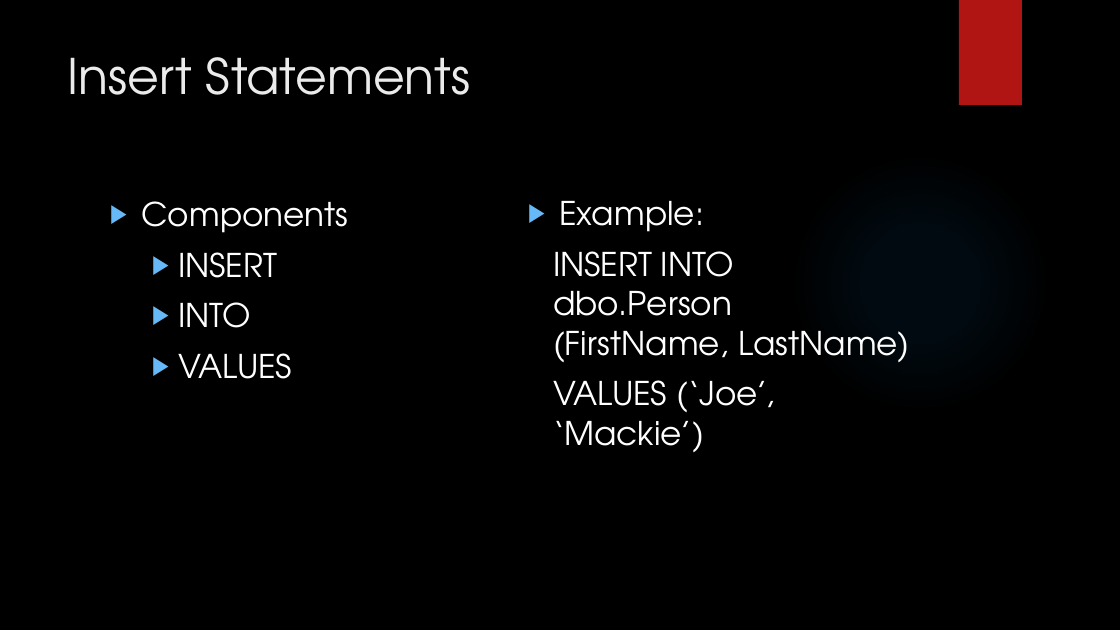
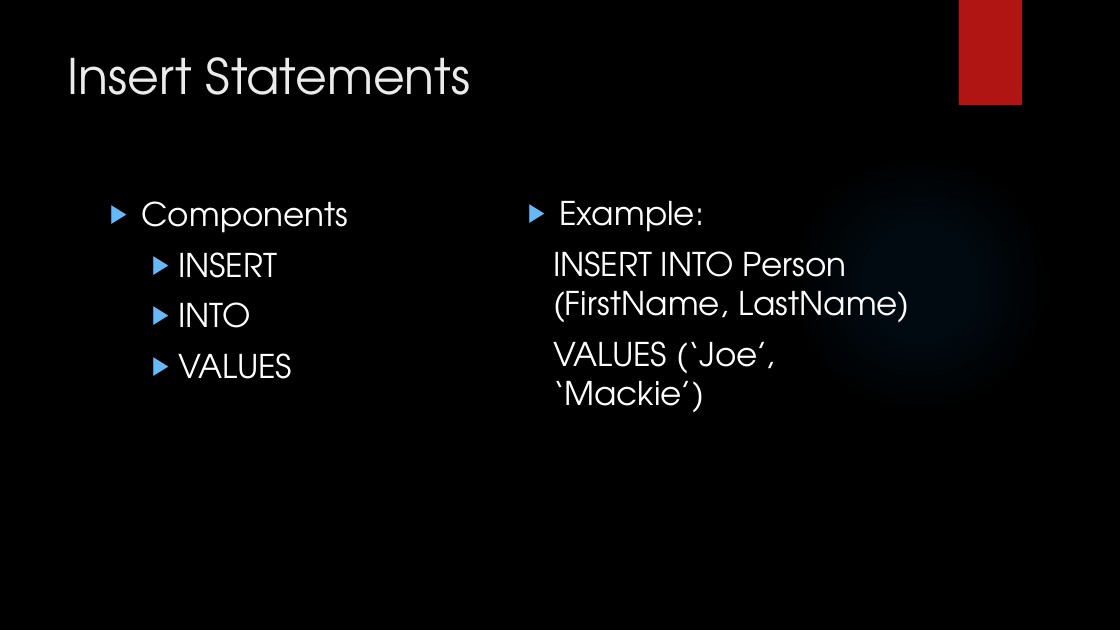
Before and after one commit to LogolsLLC/Logols-May2018, a slide deck: slide 7 of Slides/04_Sql_TrainingPlan.pptx. Drawn at 1120x630 pixels with LibreOffice and Linux fonts; fonts in the diff are those of the drawing; background and template pictures are left out. Boxes give left, top, right and bottom in pixels: in the first picture for what was removed or moved away, otherwise in the second. Text is boxed around its words. In the diff, an @@ line names an element or a change of style, - is before the commit and + after.

```diff
--- a/Slides/04_Sql_TrainingPlan.pptx
+++ b/Slides/04_Sql_TrainingPlan.pptx
@@ text at box(553, 251, 910, 322): text changed @@
-  INSERT INTO dbo.Person (FirstName, LastName)
+  INSERT INTO Person (FirstName, LastName)
```
Also in this commit, not shown: 9 other slides changed, 1 slide added, 1 other file.
